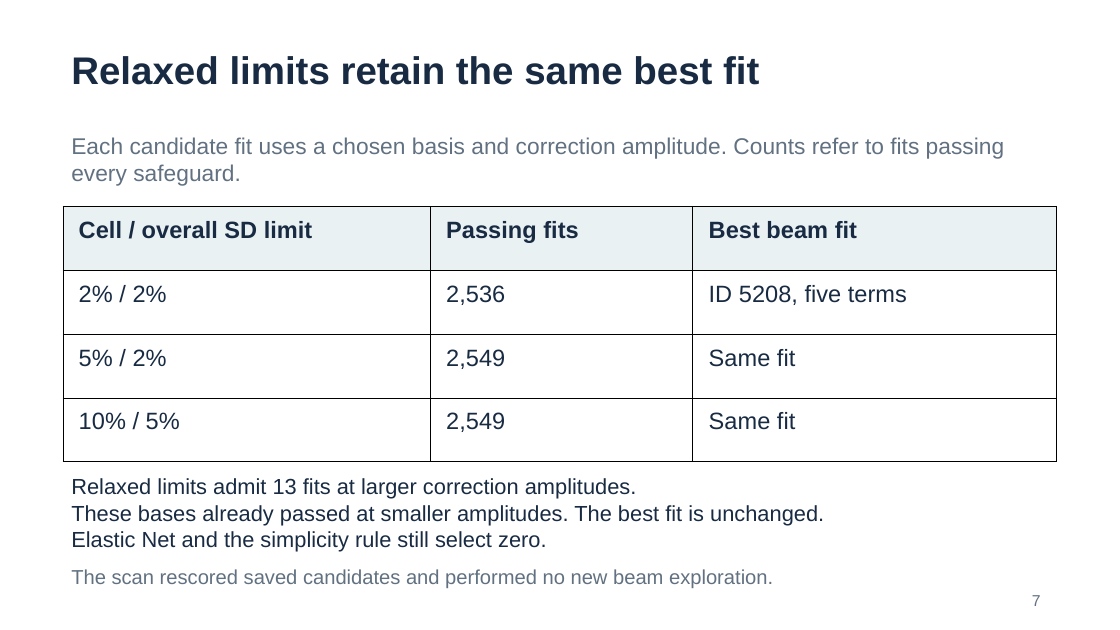
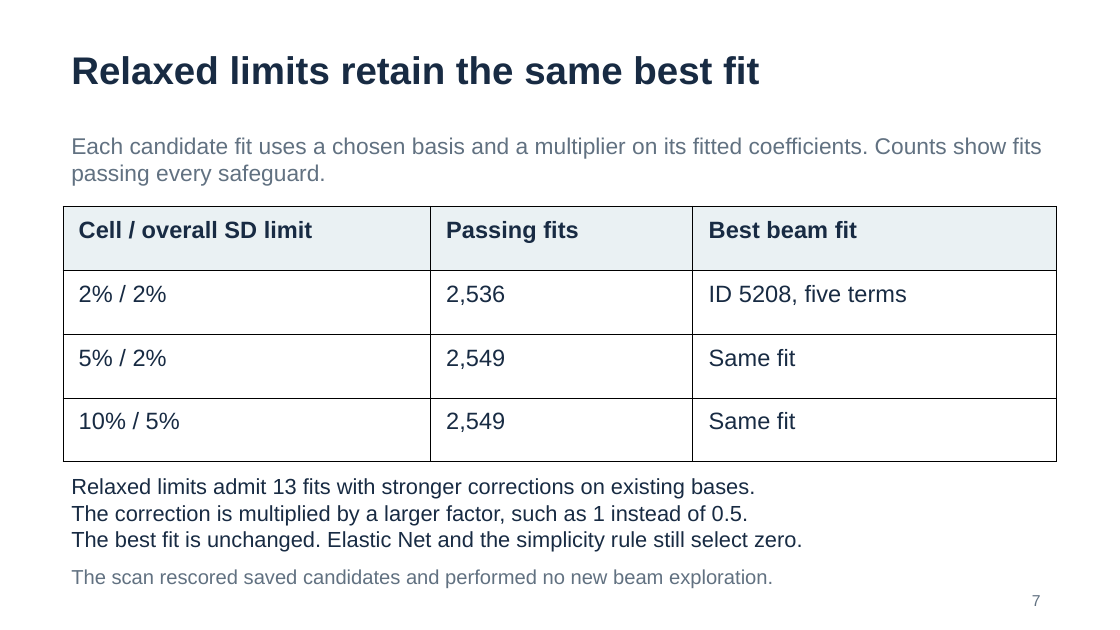
Before and after one commit to cploen/xtar_refit_hms, a slide deck: slide 7 of slides/xtar_study_summary.pptx. Drawn at 1120x630 pixels with LibreOffice and Linux fonts; fonts in the diff are those of the drawing. Boxes give left, top, right and bottom in pixels: in the first picture for what was removed or moved away, otherwise in the second. Text is boxed around its words. In the diff, an @@ line names an element or a change of style, - is before the commit and + after.

```diff
--- a/slides/xtar_study_summary.pptx
+++ b/slides/xtar_study_summary.pptx
@@ text at bbox=[71, 137, 1042, 186]: text changed @@
-Each candidate fit uses a chosen basis and correction amplitude. Counts refer to fits passing every safeguard.
+Each candidate fit uses a chosen basis and a multiplier on its fitted coefficients. Counts show fits passing every safeguard.
@@ text at bbox=[71, 478, 802, 552]: text changed @@
-Relaxed limits admit 13 fits at larger correction amplitudes.
-These bases already passed at smaller amplitudes. The best fit is unchanged.
-Elastic Net and the simplicity rule still select zero.
+Relaxed limits admit 13 fits with stronger corrections on existing bases.
+The correction is multiplied by a larger factor, such as 1 instead of 0.5.
+The best fit is unchanged. Elastic Net and the simplicity rule still select zero.
```
Also in this commit, not shown: 3 other slides changed, 4 other files.
